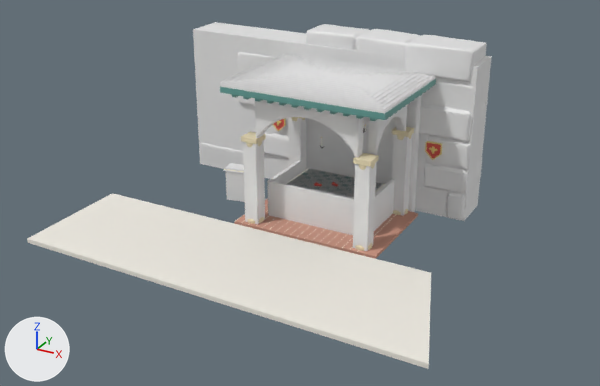
An edit to the FBX model models/AR_RodeSchoentjes/exports/RD_loggia.fbx, drawn before and after from the same camera.
The view is the same before and after, from a 50 mm lens placed at (11.29, -19.76, 10.03), pointed at (1.6, -2.14, 1.22). Every picture has the same lights, and +X, +Y and +Z are marked at lower left. The first picture is the older version. Vertices at exactly the same position are counted once.

Objects in the first picture: 'COLL_2', 'COLL_7', 'COLL_9', 'static__MAT_baksteen_0', 'static__MAT_grind_0', 'static__MAT_groen_0', 'static__TEX_mural_0', 'static__TEX_pannen_0', 'static__TEX_rots_0', 'static__TEX_rots_1', 'static__TEX_rots_2', 'static__TEX_rots_6', 'static__TEX_stuc_0' and 18 more.
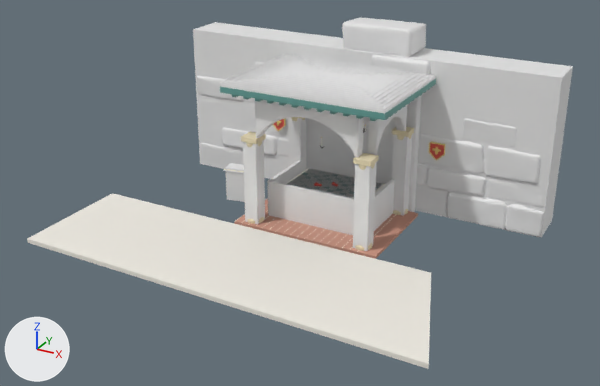
Changed parts and their boxes (x1, y1, x2, y2) in the pictures (600 x 386 px; the box of a moved part takes in the faces that stretch with it):
'COLL_9', moved, rescaled (27% wider, 8% taller): before (193, 22, 492, 221); after (193, 22, 573, 237)
'static__TEX_rots_6', reshaped (8% narrower, 8% taller): before (306, 24, 488, 220); after (342, 17, 510, 229)
'static__TEX_rots_1', reshaped (12% narrower): before (306, 24, 473, 220); after (342, 17, 489, 224)
'static__TEX_rots_2', reshaped (26% wider): before (200, 40, 486, 192); after (196, 76, 558, 236)
'static__TEX_rots_7', added: after (501, 126, 557, 237)
'static__TEX_rots_0', reshaped: before (200, 40, 336, 167); after (196, 62, 289, 167)
part 2 of me_static__tex_rots_0, moved or reshaped (mostly hidden): before (222, 40, 336, 158); after (196, 62, 289, 157)
part 3 of me_static__tex_rots_2, deleted: before (449, 40, 486, 192)
part 4 of me_static__tex_rots_2, moved or reshaped (mostly hidden before): before (204, 52, 251, 159); after (196, 76, 252, 159)
part 5 of me_static__tex_rots_2, added: after (476, 123, 558, 236)
part 6 of me_static__tex_rots_6, added: after (342, 17, 426, 55)
part 7 of me_static__tex_rots_6, moved or reshaped: before (306, 24, 488, 220); after (432, 108, 510, 229)

The change, as a list of edits to the scene's bpy script:
```text
Change me_static__tex_rots_0:
    remove me_static__tex_rots_0.from_pydata(...)  # 12154 vertices, 8800 faces; spans x -3.75..1.19, y 0.68..2.03, z 0.02..4.56
    add me_static__tex_rots_0.from_pydata(...)  # 11813 vertices, 8800 faces; spans x -3.75..1.47, y 0.69..2.04, z 0.01..4.46
    me_static__tex_rots_0 part 2: 28 vertices moved within x -3.72..0.86, y 0.79..2.02, z 0.63..3.55; 9944 vertices removed from x -3.74..1.19, y 0.68..2.03, z 0.07..4.56; 10424 vertices added at x -3.74..1.47, y 0.69..2.04, z 0.01..4.46
    other edits to the shape of me_static__tex_rots_0 do not show in these pictures
Change me_static__tex_rots_6:
    remove me_static__tex_rots_6.from_pydata(...)  # 6051 vertices, 7955 faces; spans x 0.11..5.22, y 0.68..2.03, z 0.02..4.82
    add me_static__tex_rots_6.from_pydata(...)  # 6720 vertices, 8800 faces; spans x 1.24..6.44, y 0.67..2.03, z 0.02..5.14
    me_static__tex_rots_6 part 6: a new loose piece of 1089 vertices spanning x 1.24..3.35, y 0.8..2.02, z 4.43..5.14, in mat_tex_rots (white #e7e7e7)
    me_static__tex_rots_6 part 7: 12 vertices moved within x 4.0..5.14, y 0.71..2.0, z 0.16..2.82; 5692 vertices removed from x 0.11..5.22, y 0.68..2.03, z 0.02..4.82; 5252 vertices added at x 3.83..6.44, y 0.67..2.03, z 0.02..3.78
    other edits to the shape of me_static__tex_rots_6 do not show in these pictures
Change me_static__tex_rots_2:
    remove me_static__tex_rots_2.from_pydata(...)  # 7163 vertices, 8800 faces; spans x -3.75..5.22, y 0.68..2.03, z 0.02..4.81
    add me_static__tex_rots_2.from_pydata(...)  # 8439 vertices, 8800 faces; spans x -3.75..7.35, y 0.68..2.03, z 0.0..3.01
    me_static__tex_rots_2 part 3: 34 loose pieces with 1502 vertices, spanning x -2.03..5.22, y 0.72..2.03, z 0.03..4.81, are deleted
    me_static__tex_rots_2 part 4: 10 vertices moved within x -3.72..-2.12, y 0.87..2.02, z 0.79..2.85; 4973 vertices removed from x -3.74..-1.62, y 0.68..2.03, z 0.12..3.93; 3847 vertices added at x -3.74..-1.67, y 0.7..2.03, z 0.13..2.99
    me_static__tex_rots_2 part 5: 3904 vertices added at x 5.21..7.35, y 0.68..2.03, z 0.0..3.01
    other edits to the shape of me_static__tex_rots_2 do not show in these pictures
Change me_coll_9:
    remove me_coll_9.from_pydata(...)  # 8 vertices, 6 faces; spans x -3.74..5.2, y 0.8..2.0, z 0.0..4.4
    add me_coll_9.from_pydata(...)  # 8 vertices, 6 faces; spans x -3.74..7.34, y 0.8..2.0, z 0.0..4.4
    me_coll_9 part 8: the whole mesh is scaled about its middle by (1.24, 1, 1), then moved by (1.07, 0.0, 0.0)
Change me_static__tex_rots_1:
    remove me_static__tex_rots_1.from_pydata(...)  # 12245 vertices, 8800 faces; spans x 0.11..5.21, y 0.68..2.03, z 0.01..4.82
    add me_static__tex_rots_1.from_pydata(...)  # 12211 vertices, 8800 faces; spans x 1.24..5.68, y 0.67..2.03, z 0.02..5.14
    me_static__tex_rots_1 part 1: 28 vertices moved within x 1.45..5.14, y 0.71..2.01, z 0.16..4.15; 10345 vertices removed from x 0.11..5.21, y 0.68..2.03, z 0.01..4.82; 11199 vertices added at x 1.24..5.68, y 0.67..2.03, z 0.02..5.14
    other edits to the shape of me_static__tex_rots_1 do not show in these pictures
Add ob_static__tex_rots_7:
    ob_static__tex_rots_7 = bpy.data.objects.new('static__TEX_rots_7', me_static__tex_rots_7)  # 3145 vertices, 4290 faces; spans x 6.05..7.35, y 0.7..2.03, z 0.0..3.0; in mat_tex_rots (white #e7e7e7)
    ob_static__tex_rots_7.location = (0.0, 0.0, 0.0)
```
